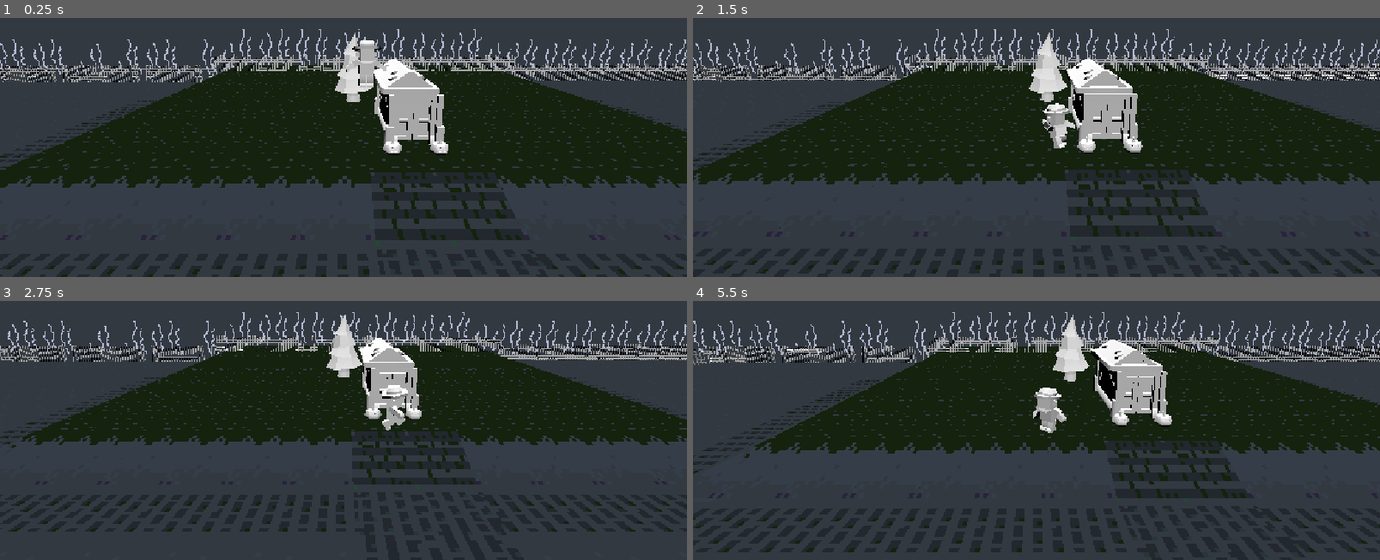
Above: before the commit, frames 1-4 (two rows, left to right).
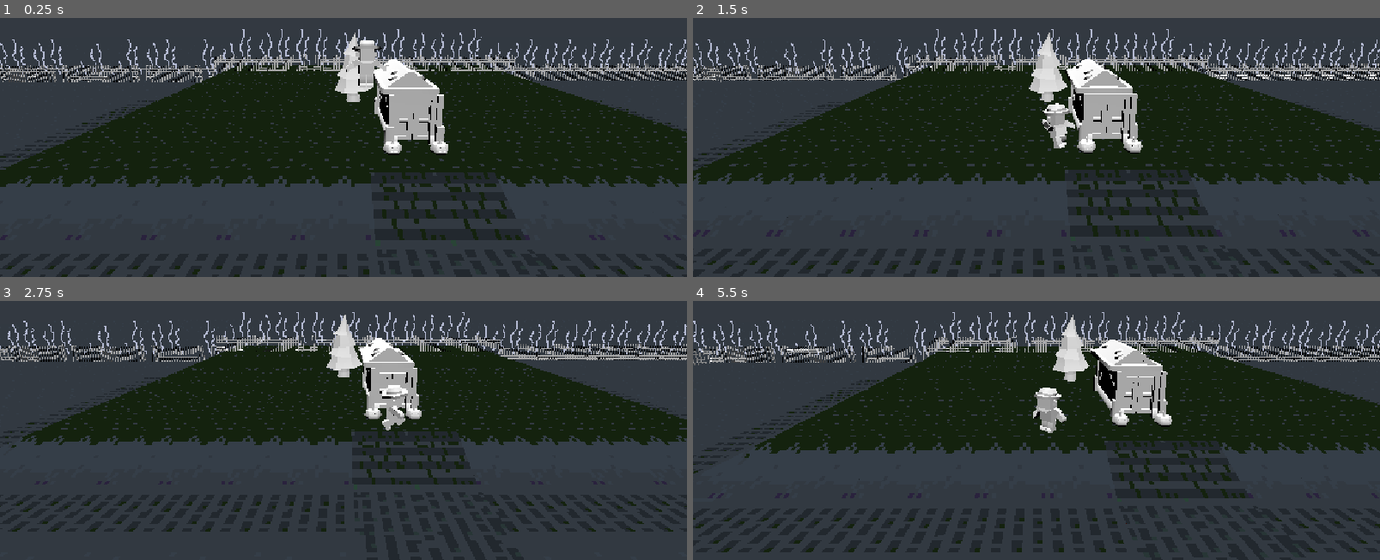
Above: after the commit, the same moments.

Repository: Hammster/GameJam-Oct-2026
Game: Godot game, scene res://Game.tscn
Same seed, same stepped clock (60 frames per second), same inputs: the game is played once before the commit and once after it.
Inputs:
- Up to frame 1 (0.25 s): no input
- Up to frame 2 (1.5 s): hold D (move_right) 0.53-1.28 s; tap Space (attack) at 0.6, 1.35 s; hold S (move_back) from 1.28 s (still down)
- Up to frame 3 (2.75 s): release S (move_back) at 2.03 s; hold D (move_right) from 2.03 s (still down); tap Space (attack) at 2.1 s
- Up to frame 4 (5.5 s): release D (move_right) at 2.78 s; hold W (move_forward) 2.78-3.53 s; tap Space (attack) every 0.75 s from 2.85 to 5.1 s; hold A (move_left) 3.53-5.03 s; hold S (move_back) from 5.03 s (still down)

The runs differ from the first frame. In frame 1, 0.2% of the frame differs, in the area x 0-100%, y 4-100%; in frame 2, 0.2%; in frame 3, less than 0.1%; in frame 4, 0.2%.

Commit message:
black sky

Diff:
--- a/Game.tscn
+++ b/Game.tscn
@@ -10,6 +10,9 @@
 [sub_resource type="NavigationMesh" id="NavigationMesh_sb48q"]
 vertices = PackedVector3Array(-19.808464, 4.0007873, -9.9151125, -19.808464, 4.0007873, -8.4151125, 18.441536, 4.000787 …(3546 unchanged characters)…
 polygons = [PackedInt32Array(3, 2, 0), PackedInt32Array(0, 2, 1), PackedInt32Array(4, 9, 5), PackedInt32Array(5, 9, 10) …(3211 unchanged characters)…
+
+[sub_resource type="Environment" id="Environment_ex8sm"]
+background_mode = 2
 
 [node name="Node3D" type="Node3D" unique_id=203443286]
 
@@ -54,3 +57,6 @@
 navigation_mesh = SubResource("NavigationMesh_sb48q")
 
 [node name="Graveyard" parent="NavigationRegion3D" unique_id=1040692397 instance=ExtResource("1_wbfu4")]
+
+[node name="WorldEnvironment" type="WorldEnvironment" parent="." unique_id=1168738032]
+environment = SubResource("Environment_ex8sm")
Binary file changed: Assets/floor.glb
Not shown, changed: floor.crocotile
